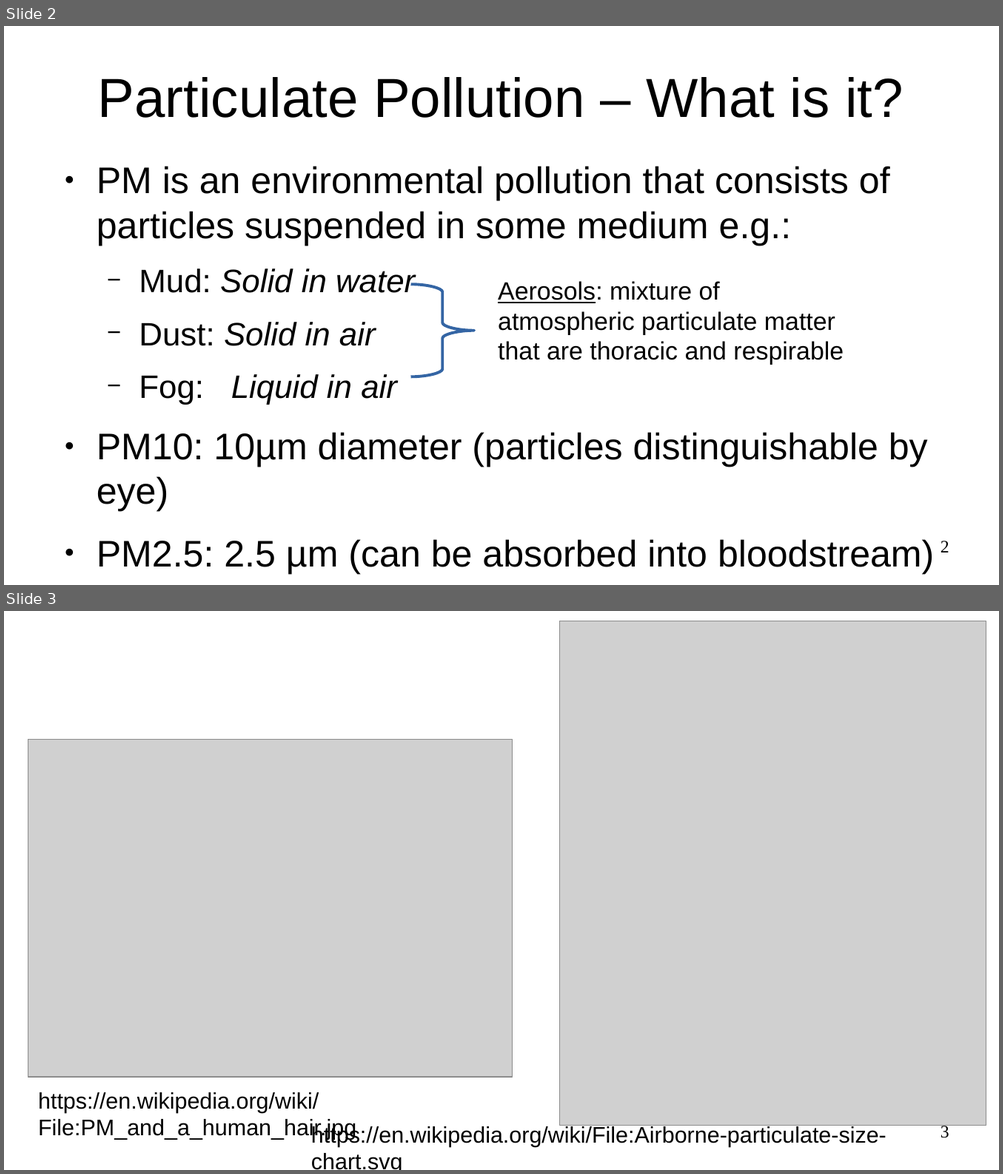
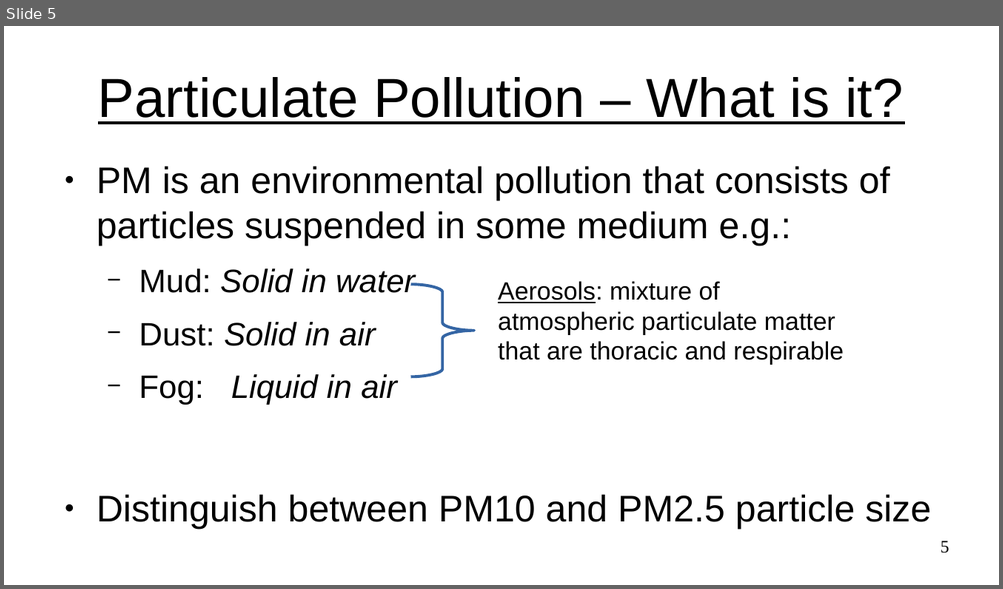
Before and after one commit to YvesL-Web/Air_Polution_Analysis, a slide deck: presentation/241124_00-first_plain_draft.odp. Shown one above the other, each under a label of ours: slides 2 and 3 before the commit, slide 5 after it. The pictures are 1003x1174 and 1003x589 pixels, drawn with LibreOffice and Linux fonts; fonts in the diff are those of the drawing; grey boxes stand for pictures. Boxes give left, top, right and bottom in pixels: in the first picture for what was removed or moved away, otherwise in the second. Text is boxed around its words. In the diff, an @@ line names an element or a change of style, - is before the commit and + after.

```diff
--- a/presentation/241124_00-first_plain_draft.odp
+++ b/presentation/241124_00-first_plain_draft.odp
@@ slide 3 removed at (4, 611, 999, 1170), background #FFFFFF @@
@@ picture removed at (560, 621, 986, 1125) @@
@@ picture removed at (28, 739, 513, 1076) @@
@@ text removed at (38, 1093, 356, 1140) @@
-https://en.wikipedia.org/wiki/File:PM_and_a_human_hair.jpg
@@ text removed at (311, 1125, 886, 1170) @@
-https://en.wikipedia.org/wiki/File:Airborne-particulate-size-chart.svg
@@ page number removed at (940, 1124, 949, 1139) @@
-3
@@ what was slide 2 is now slide 5 @@
@@ slide 5 changed as well @@
@@ title "Particulate Pollution – What is ..." at (98, 77, 903, 124): underline on @@
@@ text at (96, 494, 930, 530): text changed @@
-● PM10: 10µm diameter (particles distinguishable by eye)
-● PM2.5: 2.5 µm (can be absorbed into bloodstream)
+● Distinguish between PM10 and PM2.5 particle size
@@ page number at (940, 541, 949, 554): text changed @@
-2
+5
```
Also in this commit, not shown: 3 other slides changed, 4 slides added, 3 other files.
